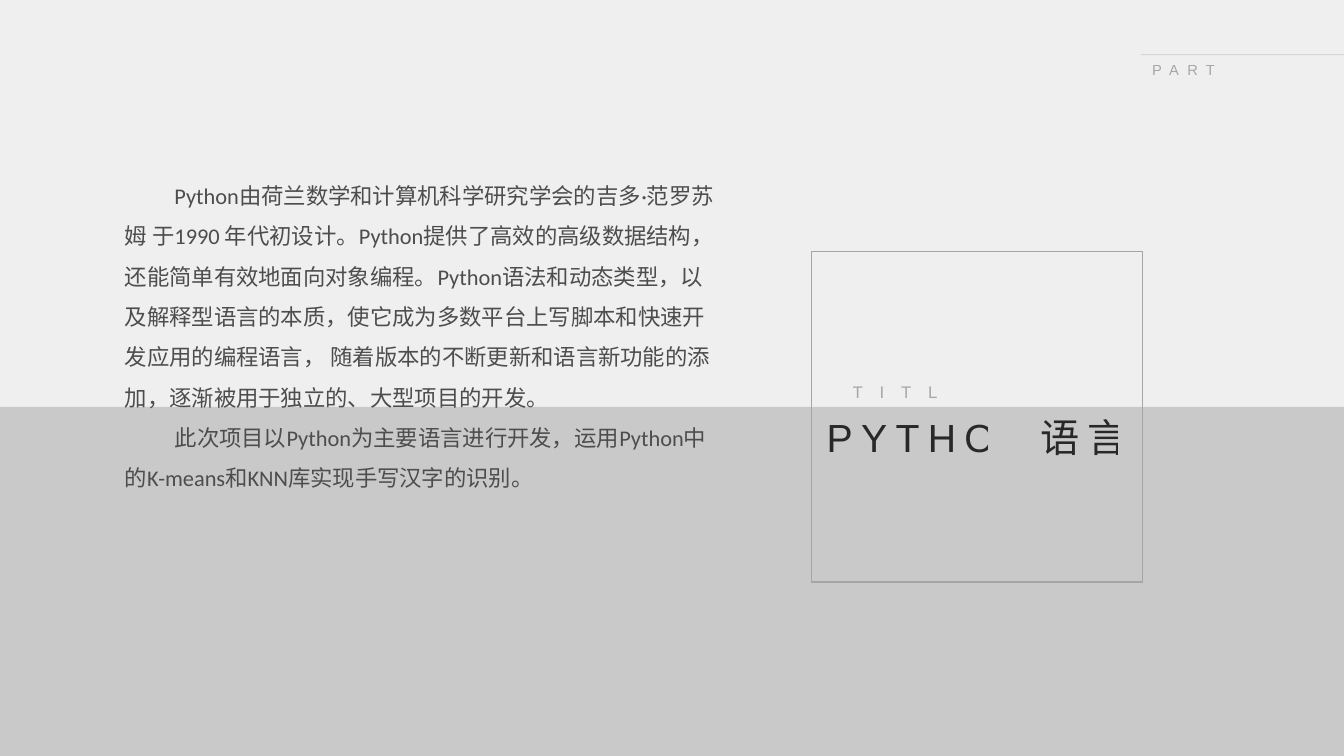
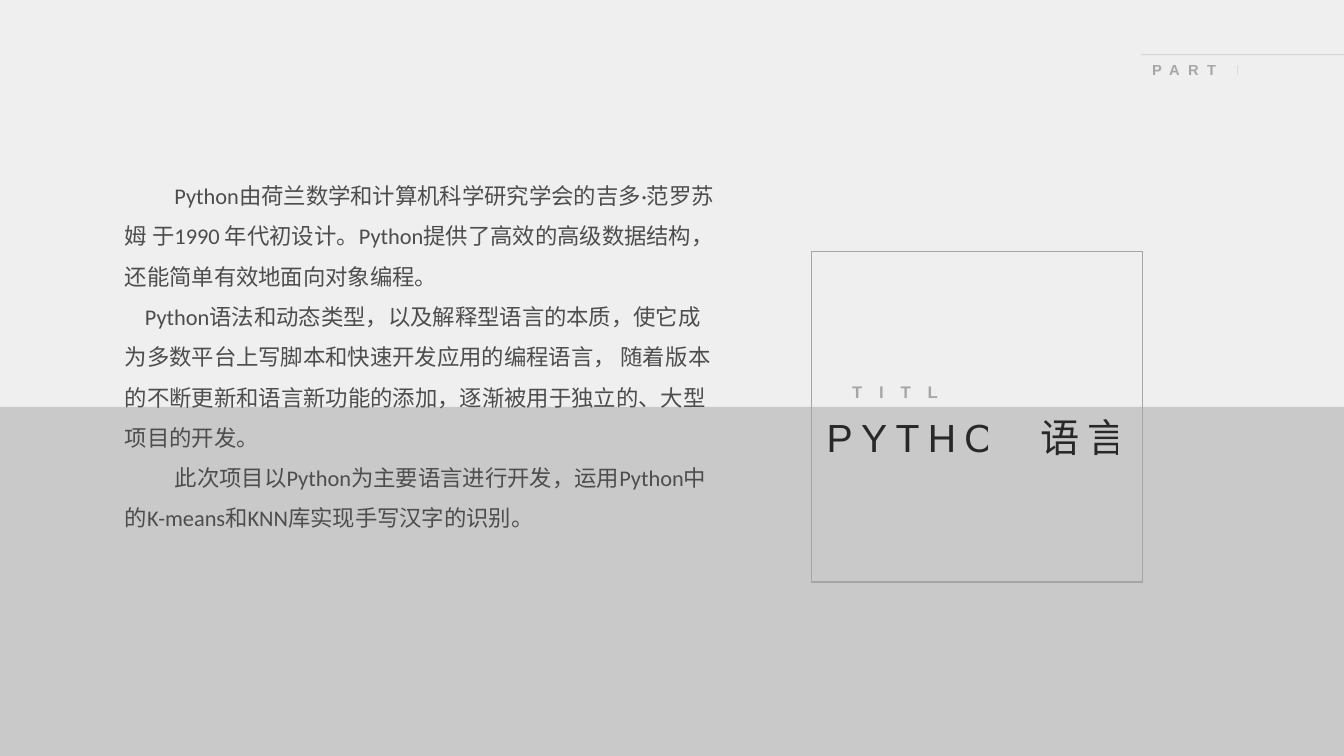
Before and after one commit to Bistu-OSSDT-2022/OnePiece, a slide deck: slide 12 of 汉字识别.pptx. Drawn at 1344x756 pixels with LibreOffice and Linux fonts; fonts in the diff are those of the drawing; background and template pictures are left out. Boxes give left, top, right and bottom in pixels: in the first picture for what was removed or moved away, otherwise in the second. Text is boxed around its words. In the diff, an @@ line names an element or a change of style, - is before the commit and + after.

```diff
--- a/汉字识别.pptx
+++ b/汉字识别.pptx
@@ text "PART FOUR" at (x1=1142, y1=55, x2=1324, y2=84): bold on @@
@@ text at (x1=125, y1=185, x2=714, y2=448): text changed @@
-Python由荷兰数学和计算机科学研究学会的吉多·范罗苏姆 于1990 年代初设计。Python提供了高效的高级数据结构，还能简单有效地面向对象编程。Python语法和动态类型，以及解释型语言的本质，使它成为多数平台上写脚本和快速开发应用的编程语言， 随着版本的不断更新和语言新功能的添加，逐渐被用于独立的、大型项目的开发。
+Python由荷兰数学和计算机科学研究学会的吉多·范罗苏姆 于1990 年代初设计。Python提供了高效的高级数据结构，还能简单有效地面向对象编程。
+Python语法和动态类型，以及解释型语言的本质，使它成为多数平台上写脚本和快速开发应用的编程语言， 随着版本的不断更新和语言新功能的添加，逐渐被用于独立的、大型项目的开发。
@@ text "TITLE HERE" at (x1=826, y1=376, x2=1129, y2=406): bold on @@
```
Also in this commit, not shown: 14 other slides changed, 4 slides added.
